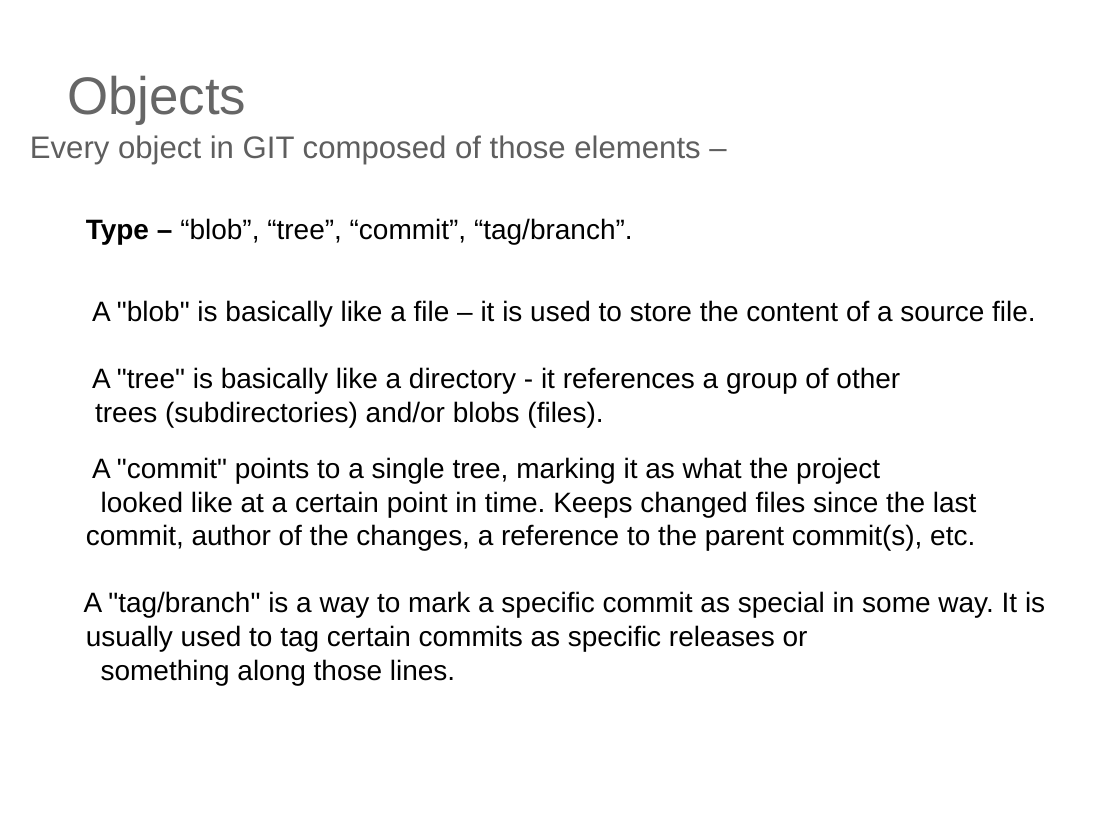
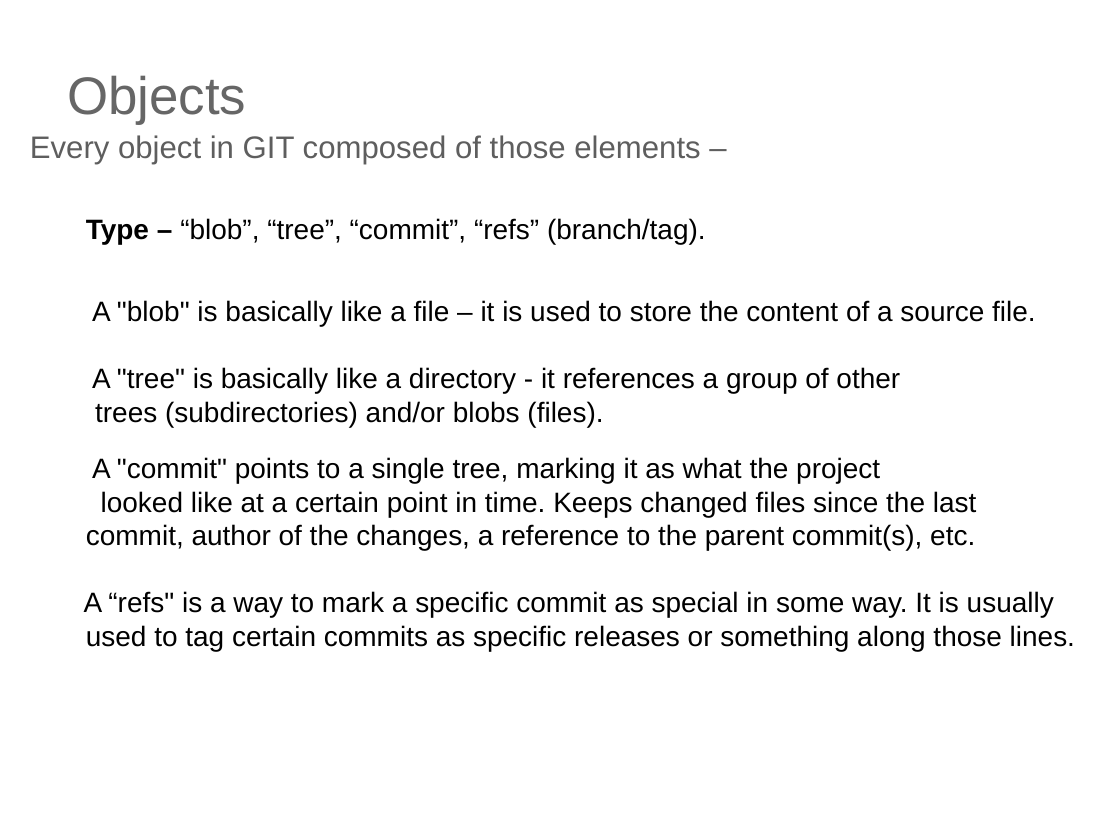
Before and after one commit to ilyaro/mysite, a slide deck: slide 9 of WorkStuff/Courses/Git/Git_General_Training_Lab/Git_General_Training_ap.ppt.pptx. Drawn at 1120x840 pixels with LibreOffice and Linux fonts; fonts in the diff are those of the drawing. Boxes give left, top, right and bottom in pixels: in the first picture for what was removed or moved away, otherwise in the second. Text is boxed around its words. In the diff, an @@ line names an element or a change of style, - is before the commit and + after.

Commit message:
Changing obj refs

```diff
--- a/WorkStuff/Courses/Git/Git_General_Training_Lab/Git_General_Training_ap.ppt.pptx
+++ b/WorkStuff/Courses/Git/Git_General_Training_Lab/Git_General_Training_ap.ppt.pptx
@@ text at (86,218,706,245): text changed @@
-Type – “blob”, “tree”, “commit”, “tag/branch”.
+Type – “blob”, “tree”, “commit”, “refs” (branch/tag).
@@ text at (84,591,1075,651): text changed @@
-A "tag/branch" is a way to mark a specific commit as special in some way. It is usually used to tag certain commits as specific releases or
-something along those lines.
+A “refs" is a way to mark a specific commit as special in some way. It is usually used to tag certain commits as specific releases or something along those lines.
```
Also in this commit, not shown: 1 other slide changed.
